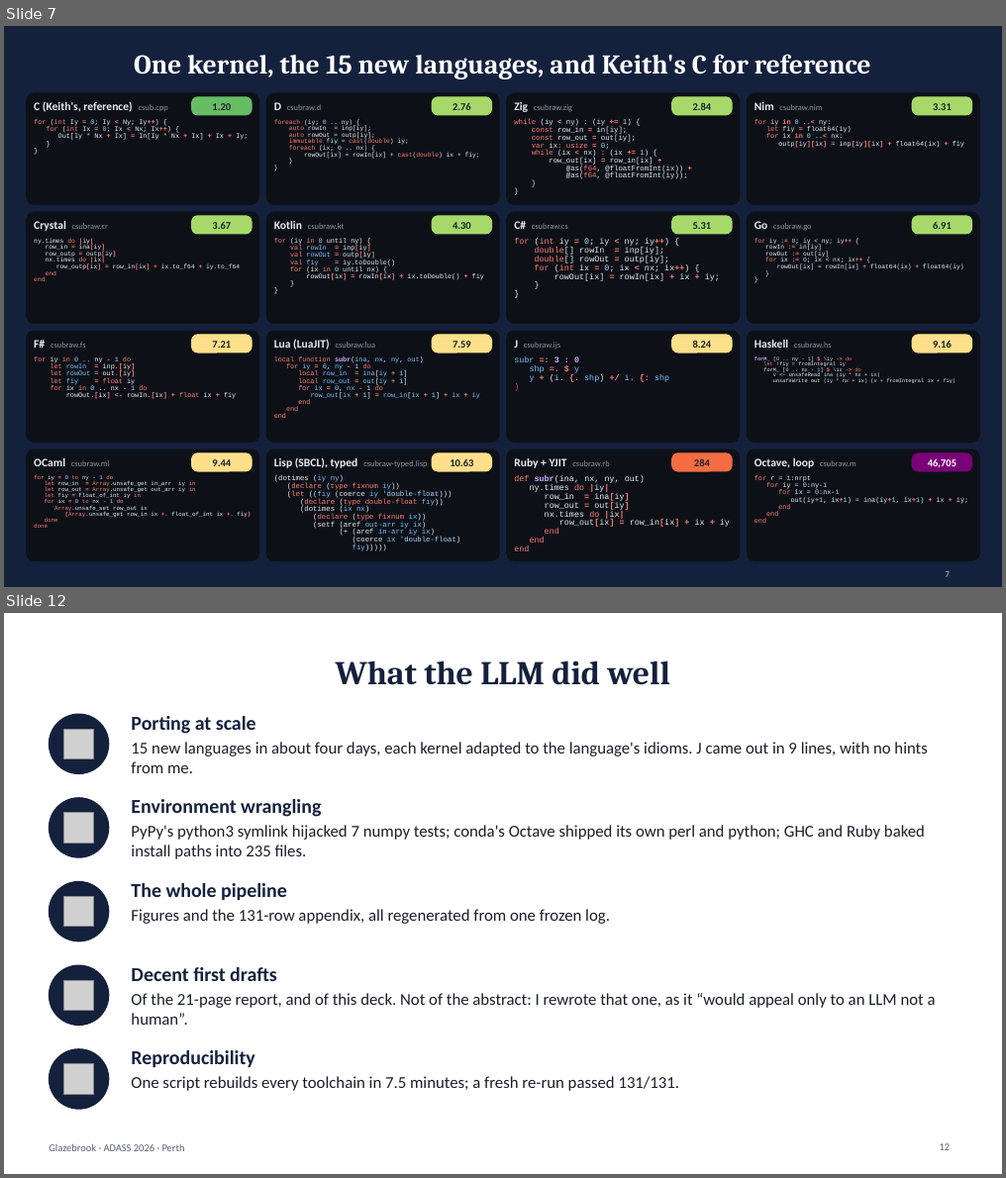
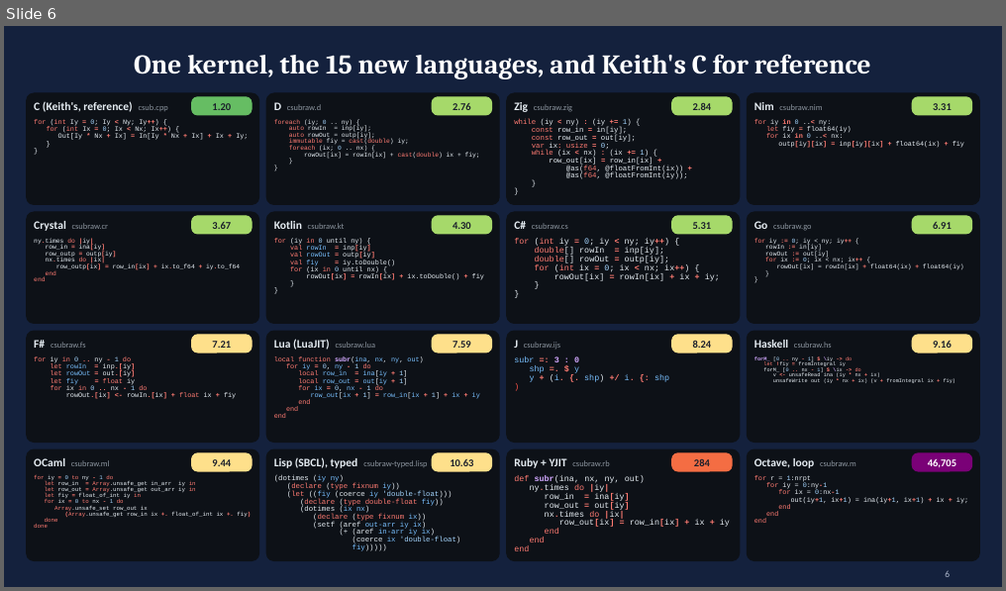
Before and after one commit to karlglazebrook/ADASS2026, a slide deck: talk/ADASS2026-talk.pptx. Shown one above the other, each under a label of ours: slides 7 and 12 before the commit, slide 6 after it; the slides between them are not shown. The pictures are 1006x1178 and 1006x591 pixels, drawn with LibreOffice and Linux fonts; fonts in the diff are those of the drawing; grey boxes stand for pictures. Boxes give left, top, right and bottom in pixels: in the first picture for what was removed or moved away, otherwise in the second. Text is boxed around its words. In the diff, an @@ line names an element or a change of style, - is before the commit and + after.

Commit message:
Talk: review fixes, cuts to fit 15 min, nerd-snipe cartoon
- Merge the two LLM slides; move per-language ranges to backup (~13 min)
- Credit Keith for numba and compiled-language convergence; closing line
- Split pathological arrow on S5; PyPy + numpy on the Python ladder
- Runtime takeaways on the new-runtimes slide; PDL::PP context on S3
- Take-home: concrete Python advice, corrected compiled range, audit wording
- xkcd-style 'pull requests welcome' cartoon on the thanks slide

```diff
--- a/talk/ADASS2026-talk.pptx
+++ b/talk/ADASS2026-talk.pptx
@@ slide 12 removed at (4,613,1002,1174), background #FFFFFF @@
@@ title removed at (336,661,671,685) @@
-What the LLM did well
@@ ellipse removed at (49,714,109,774) @@
@@ picture removed at (63,729,94,759) @@
@@ text removed at (131,716,927,773) @@
-Porting at scale
-15 new languages in about four days, each kernel adapted to the language's idioms. J came out in 9 lines, with no hints from me.
@@ ellipse removed at (49,798,109,858) @@
@@ picture removed at (63,813,94,843) @@
@@ text removed at (131,799,925,860) @@
-Environment wrangling
-PyPy's python3 symlink hijacked 7 numpy tests; conda's Octave shipped its own perl and python; GHC and Ruby baked install paths into 235 files.
@@ ellipse removed at (49,881,109,942) @@
@@ picture removed at (63,897,94,927) @@
@@ text removed at (131,883,610,924) @@
-The whole pipeline
-Figures and the 131-row appendix, all regenerated from one frozen log.
@@ ellipse removed at (49,965,109,1026) @@
@@ text removed at (131,967,936,1025) @@
-Decent first drafts
-Of the 21-page report, and of this deck. Not of the abstract: I rewrote that one, as it “would appeal only to an LLM not a human”.
@@ picture removed at (63,980,94,1011) @@
@@ ellipse removed at (49,1050,109,1109) @@
@@ text removed at (131,1051,680,1091) @@
-Reproducibility
-One script rebuilds every toolchain in 7.5 minutes; a fresh re-run passed 131/131.
@@ picture removed at (63,1064,94,1094) @@
@@ text removed at (49,1144,185,1152) @@
-Glazebrook · ADASS 2026 · Perth
@@ page number removed at (940,1144,950,1151) @@
-12
@@ what was slide 7 is now slide 6 @@
@@ page number at (944,570,949,577): text changed @@
-7
+6
```
Also in this commit, not shown: 11 slides changed, 4 other files.
